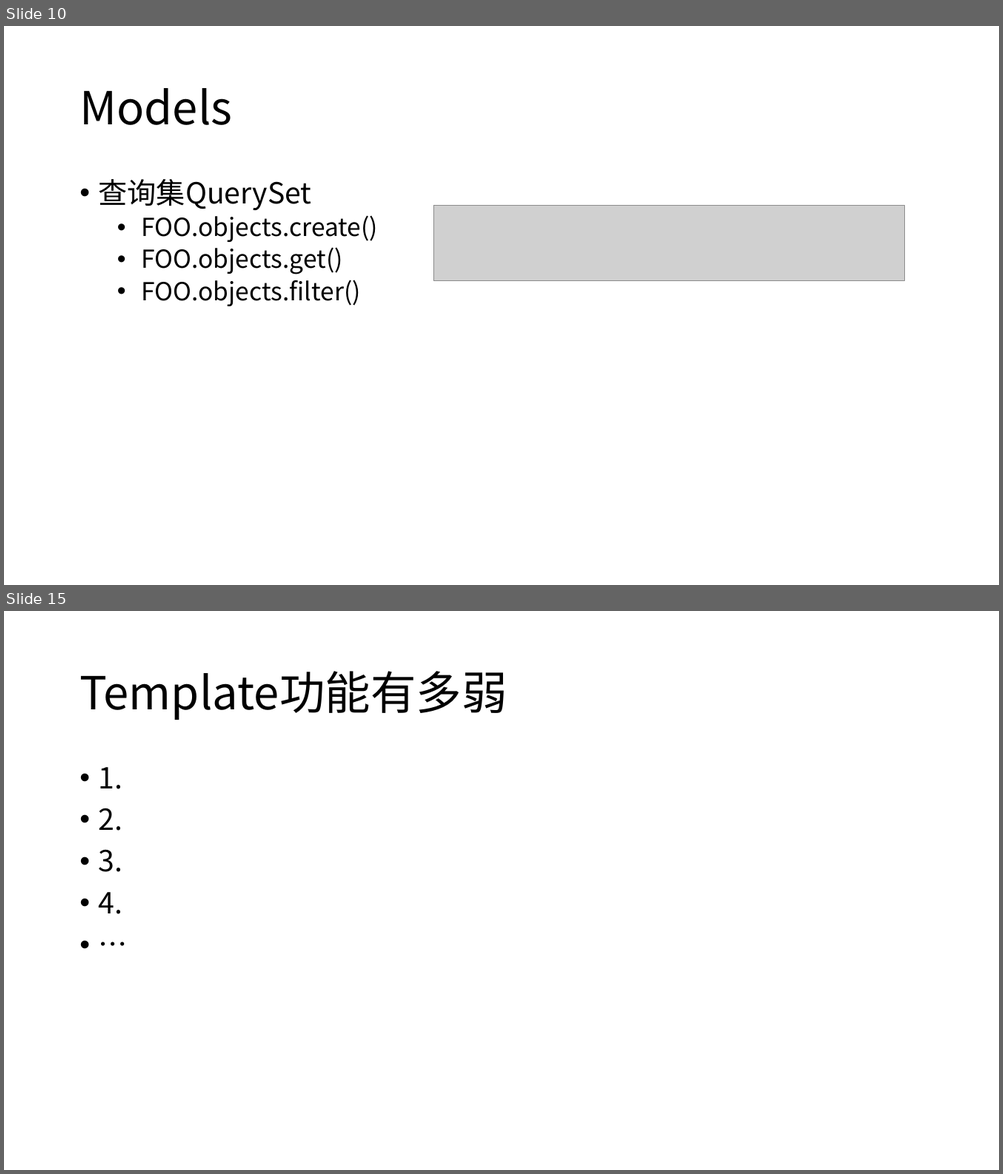
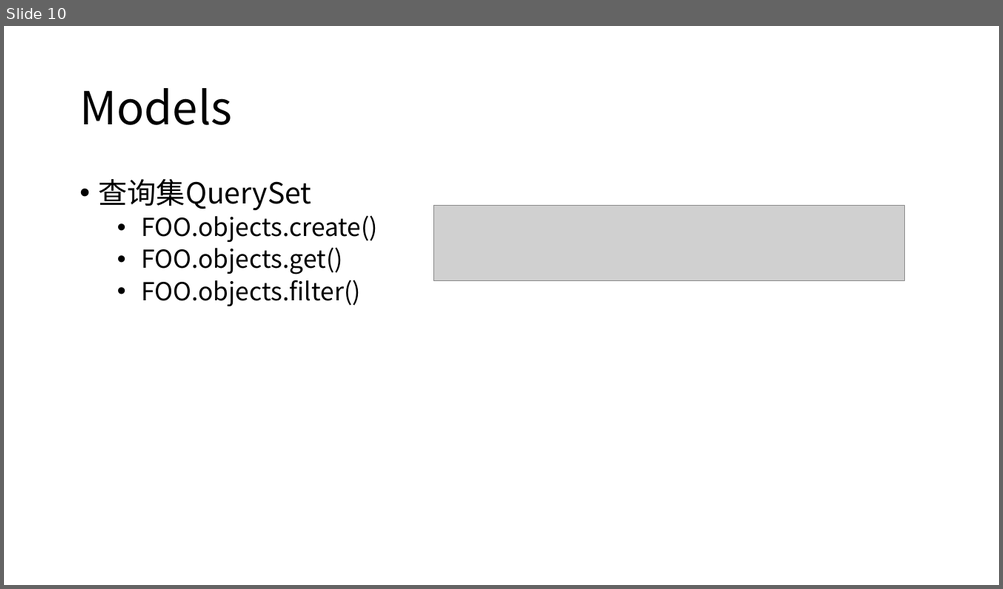
Before and after one commit to renqHIT/DemoQ, a slide deck: Django.pptx. Shown one above the other, each under a label of ours: slides 10 and 15 before the commit, slide 10 after it; the slides between them are not shown. The pictures are 1003x1174 and 1003x589 pixels, drawn with LibreOffice and Linux fonts; fonts in the diff are those of the drawing; grey boxes stand for pictures. Boxes give left, top, right and bottom in pixels: in the first picture for what was removed or moved away, otherwise in the second. Text is boxed around its words. In the diff, an @@ line names an element or a change of style, - is before the commit and + after.

```diff
--- a/Django.pptx
+++ b/Django.pptx
@@ slide 15 removed at <box>4,611,999,1170</box>, background #FFFFFF @@
@@ title removed at <box>79,671,507,720</box> @@
-Template功能有多弱
@@ text removed at <box>99,767,123,914</box> @@
-• 1.
-• 2.
-• 3.
-• 4.
-• …
```
Also in this commit, not shown: 3 slides changed, 10 slides added, 5 other slides removed.
